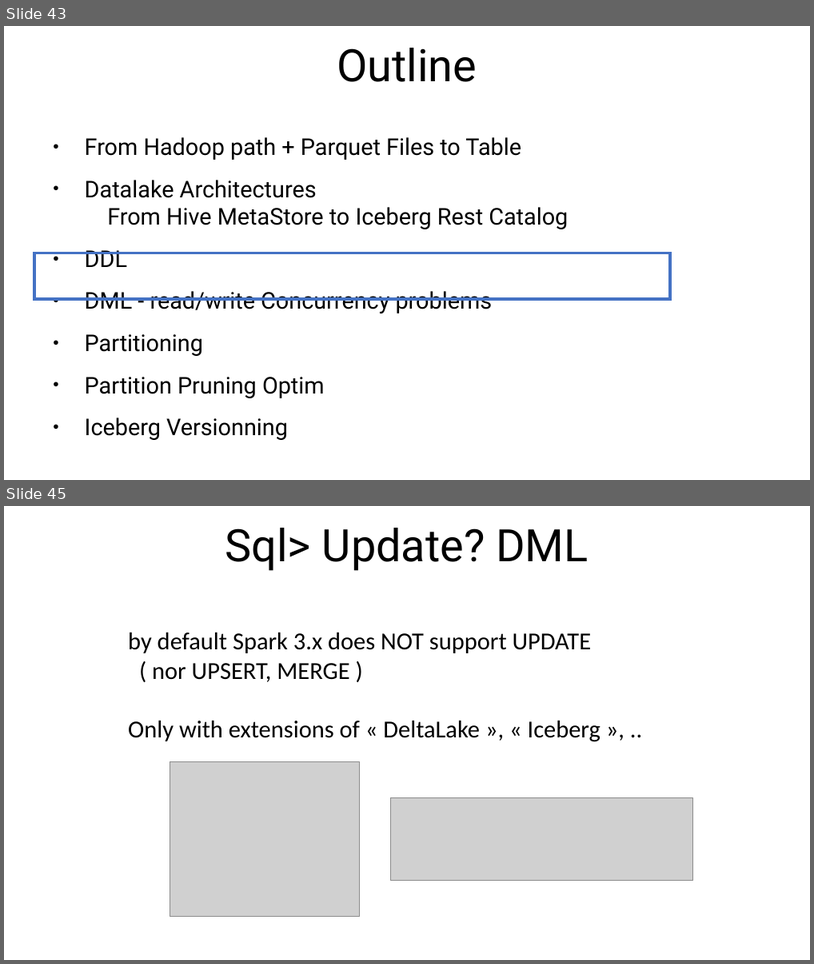
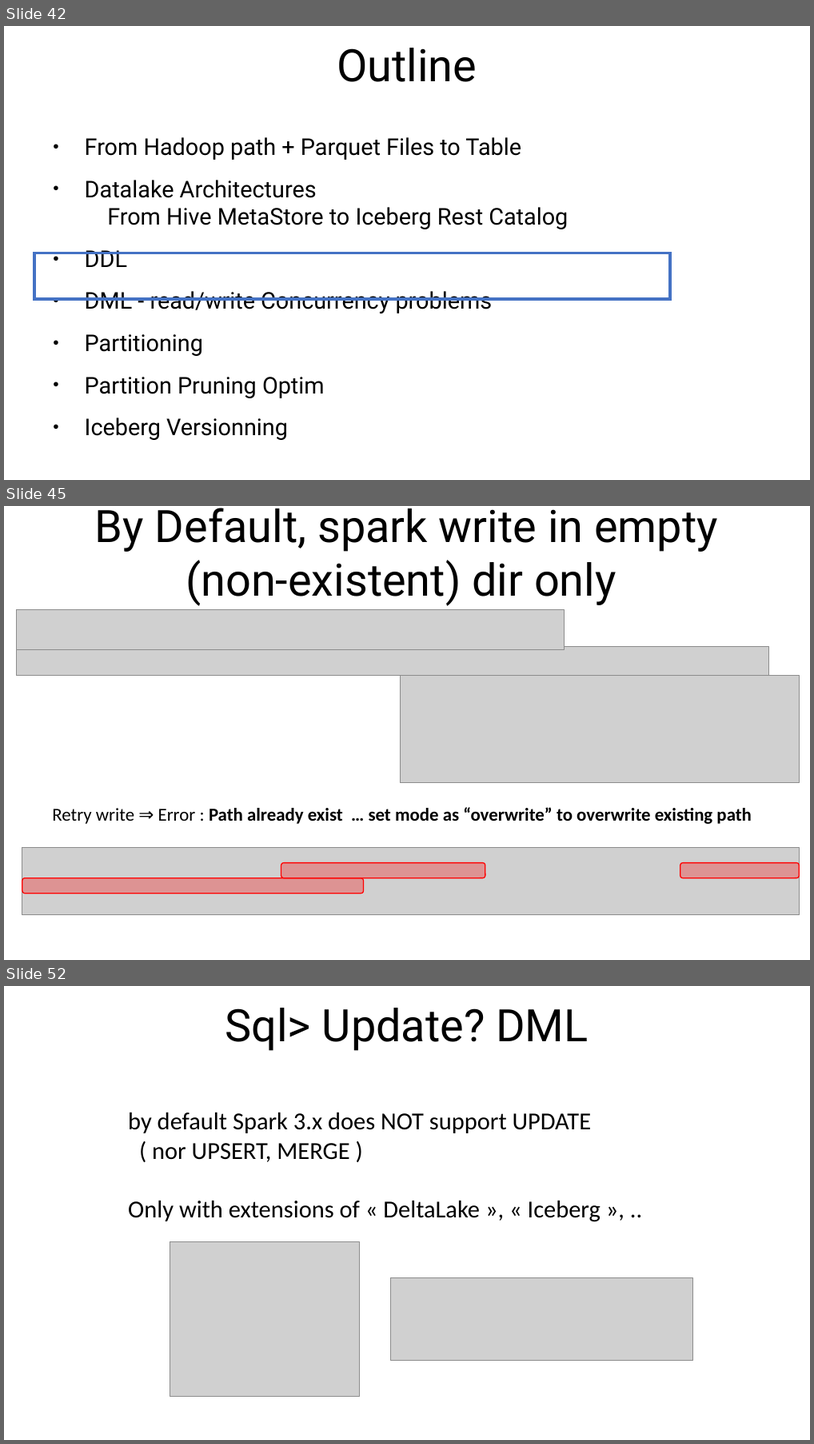
Before and after one commit to Arnaud-Nauwynck/presentations, a slide deck: pres-bigdata/7-Sql-to-Hadoop-files-parquet-metastore.pptx. Shown one above the other, each under a label of ours: slides 43 and 45 before the commit, slides 42, 45 and 52 after it; the slides between them are not shown. The pictures are 814x964 and 814x1444 pixels, drawn with LibreOffice and Linux fonts; fonts in the diff are those of the drawing; grey boxes stand for pictures. Boxes give left, top, right and bottom in pixels: in the first picture for what was removed or moved away, otherwise in the second. Text is boxed around its words. In the diff, an @@ line names an element or a change of style, - is before the commit and + after.

```diff
--- a/pres-bigdata/7-Sql-to-Hadoop-files-parquet-metastore.pptx
+++ b/pres-bigdata/7-Sql-to-Hadoop-files-parquet-metastore.pptx
@@ slide 45 added at bbox=[4, 506, 810, 960], background #FFFFFF @@
@@ title added at bbox=[95, 508, 718, 606], 44 pt, text #000000 @@
+By Default, spark write in empty (non-existent) dir only
@@ picture added at bbox=[17, 610, 566, 650] @@
@@ picture added at bbox=[17, 647, 770, 676] @@
@@ picture added at bbox=[401, 676, 800, 784] @@
@@ text added at bbox=[52, 807, 751, 824], 18 pt, text #000000, bold @@
+Retry write ⇒ Error : Path already exist … set mode as “overwrite” to overwrite existing path
@@ picture added at bbox=[22, 848, 799, 915] @@
@@ rounded rectangle added at bbox=[282, 862, 486, 878], fill #FF0000 at 29% opacity, outline #FF0000 1 pt @@
@@ rounded rectangle added at bbox=[681, 862, 799, 878], fill #FF0000 at 29% opacity, outline #FF0000 1 pt @@
@@ rounded rectangle added at bbox=[22, 878, 364, 893], fill #FF0000 at 29% opacity, outline #FF0000 1 pt @@
@@ what was slide 43 is now slide 42 @@
@@ what was slide 45 is now slide 52 @@
```
Also in this commit, not shown: 3 slides changed, 6 other slides added, 1 slide removed, 1 other file.
